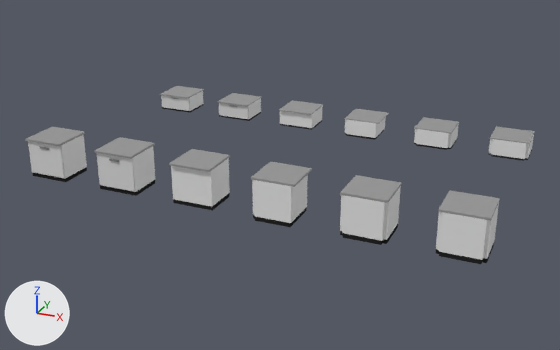
A saved change to the Blender file Assets/Models/LabFurnishing/_LabFurnishing.blend.
Camera for both pictures: a 50 mm camera at (10.17, -14.16, 7.3) aimed at (2.82, 2.59, -0.23). The axes (+X, +Y, +Z) are drawn at lower left. The lights are the same throughout.

Objects in the first picture: '1x1Drawer', '1x1Drawer.001', 'Basic', 'BasicC', 'BasicCFlat', 'BasicFlat', 'BasicT', 'BasicTFlat', 'BasicX', 'BasicXFlat', 'Drawers1x1', 'HollowBase'.
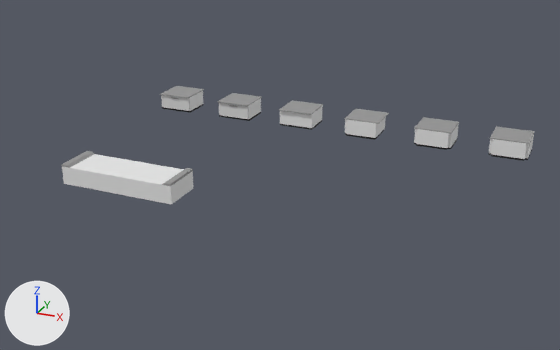
The change, as a diff of the scene's bpy script:
```diff
--- a/Assets/Models/LabFurnishing/_LabFurnishing.blend.py
+++ b/Assets/Models/LabFurnishing/_LabFurnishing.blend.py
@@ mat_outputborder @@
+mat_outputborder = diffuse_material('OutputBorder')
+mat_outputborder.base_color = (0.326, 0.326, 0.326)  # grey #9b9b9b
@@ me_outputareamesh @@
+me_outputareamesh.from_pydata(...)  # 24 vertices, 22 faces; spans x -1.5..1.5, y -0.5..0.5, z 0.0..0.5
+# faces by material slot: [12, 10]
+me_outputareamesh.materials.append(mat_base)  # white #e7e7e7
+me_outputareamesh.materials.append(mat_outputborder)  # grey #9b9b9b
@@ ob_drawers1x1 @@
 ob_drawers1x1.location = (-2.0, 0.0, 0.0)
+ob_drawers1x1.hide_set(True)  # its collection is switched off
@@ ob_1x1drawer_001 @@
 ob_1x1drawer_001.delta_location = (-2.0, -0.00521, 0.164)
+ob_1x1drawer_001.hide_set(True)  # its collection is switched off
@@ ob_basicc @@
 ob_basicc.location = (4.0, 0.0, 0.0)
+ob_basicc.hide_set(True)  # its collection is switched off
@@ ob_basic @@
 ob_basic.location = (2.0, 0.0, 0.0)
+ob_basic.hide_set(True)  # its collection is switched off
@@ ob_hollowbase @@
 ob_hollowbase.location = (0.0, 0.0, 0.0)
+ob_hollowbase.hide_set(True)  # its collection is switched off
@@ ob_basict @@
 ob_basict.location = (6.0, 0.0, 0.0)
+ob_basict.hide_set(True)  # its collection is switched off
@@ ob_basicx @@
 ob_basicx.location = (8.0, 0.0, 0.0)
+ob_basicx.hide_set(True)  # its collection is switched off
@@ ob_1x1drawer @@
 ob_1x1drawer.location = (0.0, -0.01, 0.16)
+ob_1x1drawer.hide_set(True)  # its collection is switched off
@@ ob_outputarea @@
+ob_outputarea = bpy.data.objects.new('OutputArea', me_outputareamesh)
+ob_outputarea.location = (0.0, 0.0, 0.0)
```

Changed parts and their boxes (x1, y1, x2, y2) in the pictures (560 x 350 px):
'OutputArea', added: after (61, 151, 193, 204)
'BasicX', hidden: before (436, 190, 500, 264)
'BasicT', hidden: before (340, 175, 402, 245)
'BasicC', hidden: before (251, 161, 312, 227)
'Basic', hidden: before (169, 149, 230, 211)
'HollowBase', hidden: before (94, 137, 155, 196)
'Drawers1x1', hidden: before (26, 126, 87, 182)
'1x1Drawer', hidden: before (97, 153, 135, 191)
'1x1Drawer.001', hidden: before (28, 141, 64, 178)
